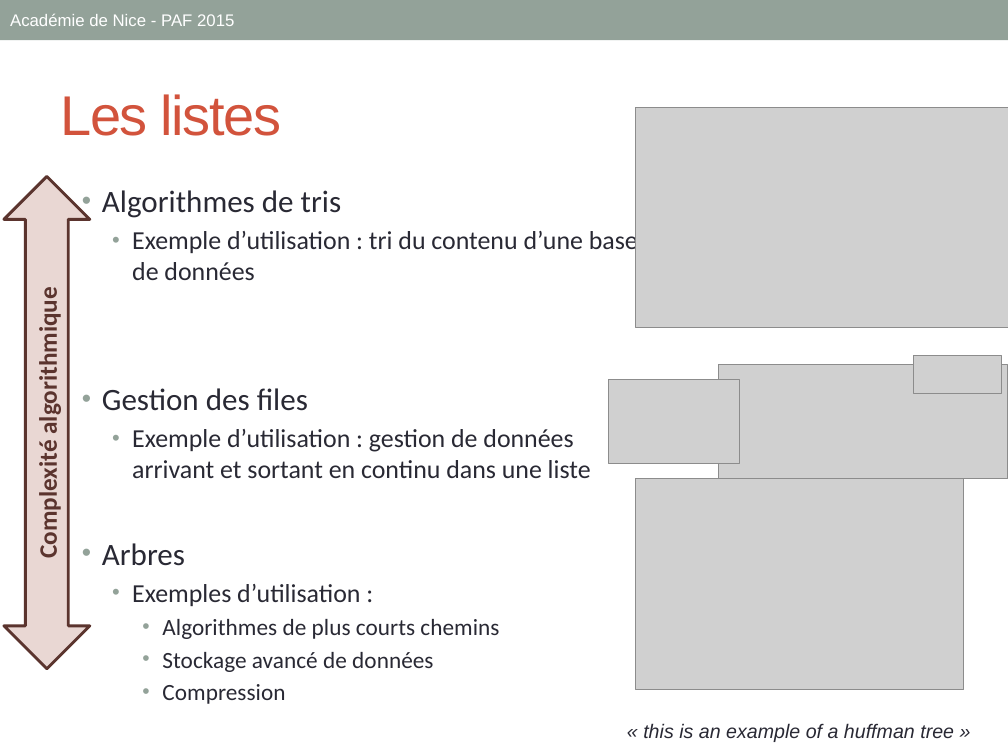
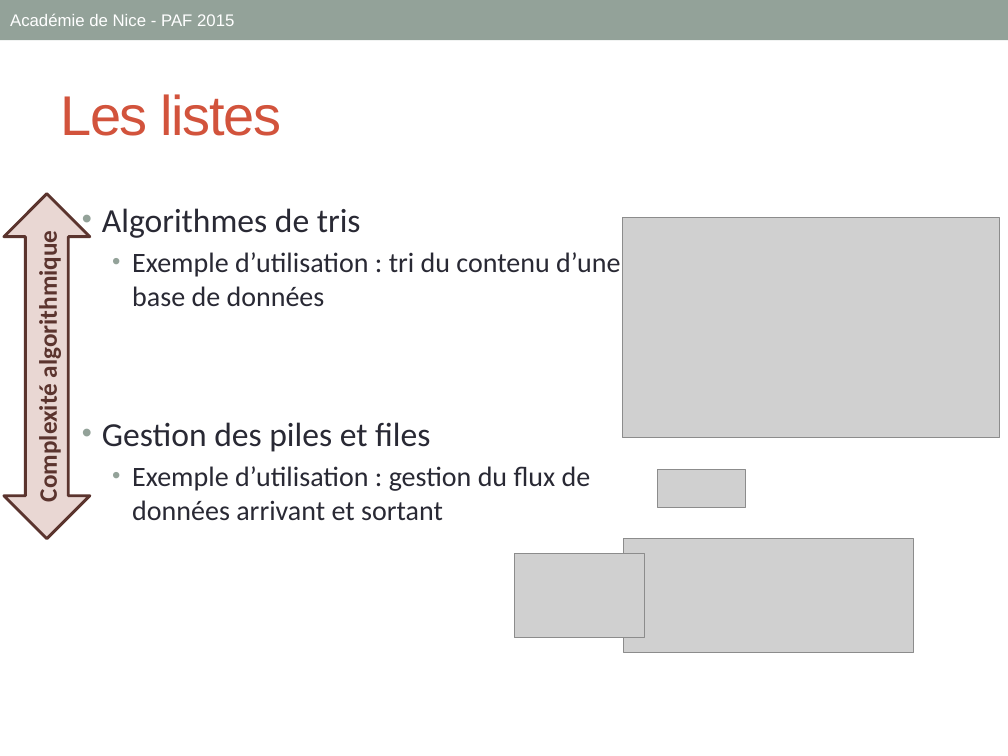
Before and after one commit to xpessoles/Formations, a slide deck: slide 2 of 03_Algorithmique/ALGO2_PPT.pptx. Drawn at 1008x756 pixels with LibreOffice and Linux fonts; fonts in the diff are those of the drawing; grey boxes stand for pictures. Boxes give left, top, right and bottom in pixels: in the first picture for what was removed or moved away, otherwise in the second. Text is boxed around its words. In the diff, an @@ line names an element or a change of style, - is before the commit and + after.

```diff
--- a/03_Algorithmique/ALGO2_PPT.pptx
+++ b/03_Algorithmique/ALGO2_PPT.pptx
@@ left right arrow "Complexité algorithmique": place and size @@
-left right arrow "Complexité algorithmique" at (4, 177, 89, 669)
+left right arrow "Complexité algorithmique" at (4, 194, 89, 539)
@@ text "Algorithmes de tris": place and size @@
-text "Algorithmes de tris" at (102, 190, 638, 704)
+text "Algorithmes de tris" at (102, 208, 620, 520)
@@ text at (102, 208, 620, 306): size 22.2 to 24 pt in "Algorithmes de tris"; size 18.5 to 20 pt in "Exemple d’utilisation : tri du contenu d’une ..." @@
@@ picture: place and size @@
-picture at (636, 108, 1008, 328)
+picture at (623, 218, 1000, 437)
@@ text at (102, 422, 591, 520): text changed; size 18.5 to 20 pt @@
-• Gestion des files
-  • Exemple d’utilisation : gestion de données arrivant et sortant en continu dans une liste
-• Arbres
-  • Exemples d’utilisation :
-    • Algorithmes de plus courts chemins
-    • Stockage avancé de données
-    • Compression
+• Gestion des piles et files
+  • Exemple d’utilisation : gestion du flux de données arrivant et sortant
@@ picture removed at (636, 479, 965, 689) @@
@@ picture: place and size @@
-picture at (913, 356, 1002, 394)
+picture at (657, 470, 746, 508)
@@ picture: place and size @@
-picture at (719, 365, 1008, 479)
+picture at (624, 538, 913, 652)
@@ picture: place and size @@
-picture at (609, 380, 740, 464)
+picture at (514, 553, 645, 637)
@@ text removed at (643, 723, 954, 742) @@
-« this is an example of a huffman tree »
```
Also in this commit, not shown: 2 other slides changed, 1 slide added, 12 other files.
